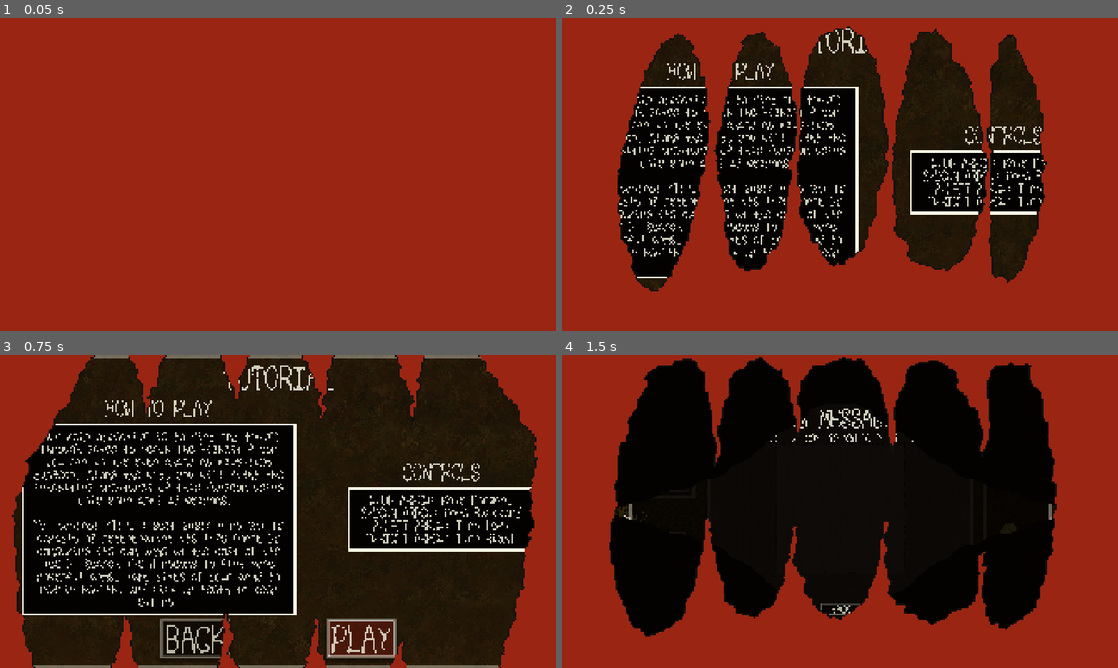
Above: before the commit, frames 1-4 (two rows, left to right).
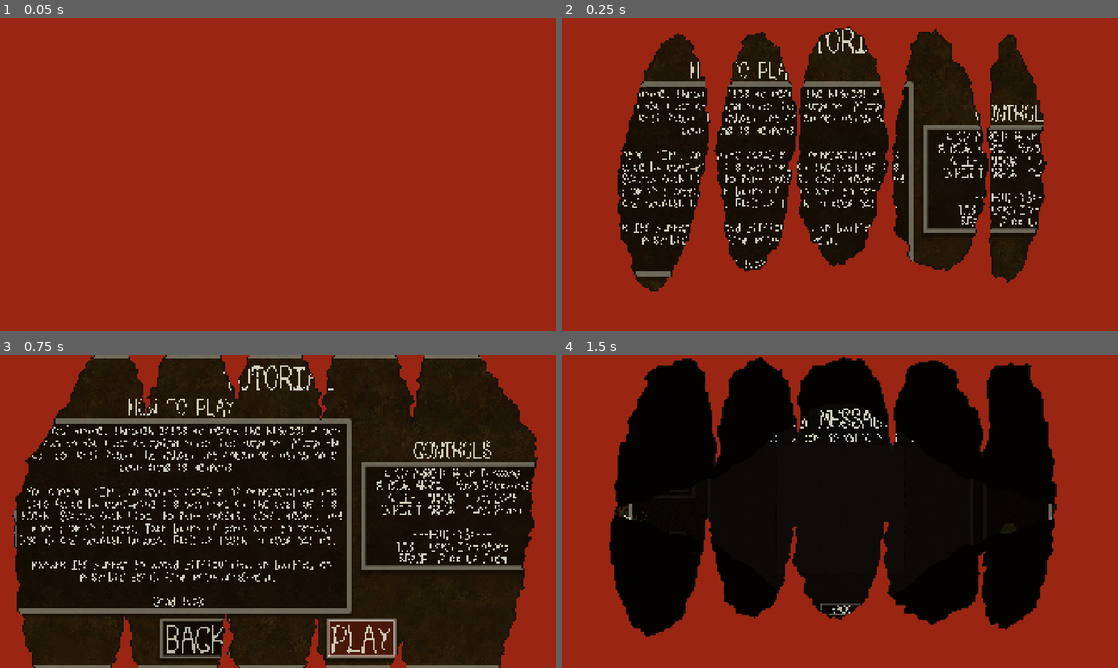
Above: after the commit, the same moments.

Repository: sym-z/arm-to-the-teeth
Game: Godot game, scene res://scenes/tutorial/tutorial.tscn
Same seed, same stepped clock (60 frames per second), same inputs: the game is played once before the commit and once after it. This scene is started directly instead of the project's main scene.
Inputs (mouse positions are in pixels of both pictures, inside the frame that each line leads up to):
- Up to frame 1 (0.05 s): no input
- Up to frame 2 (0.25 s): no input
- Up to frame 3 (0.75 s): click "PLAY" at 0.5 s
- Up to frame 4 (1.5 s): move the mouse to (840, 652) at 1.27 s; hold D (turn_right) from 1.28 s (still down); hold Space (pick_up) from 1.28 s (still down); click (840, 652) at 1.42 s

Frame 1 is identical in both runs. In frame 2, 8.5% of the frame differs, in the area x 10-87%, y 14-84%; in frame 3, 13%, in the area x 2-97%, y 14-84%; in frame 4, nothing differs.

Commit message:
tutorial scene tweaks, scaling minigames properly

Diff:
--- a/src/prefabs/ui/combat_viewport/combat_viewport.gd
+++ b/src/prefabs/ui/combat_viewport/combat_viewport.gd
@@ -236,6 +236,8 @@
 					Log.add_log_message("IT LOST AN ARM WHILE FLEEING...")
 					root_ui.refresh_temp_labels()
 				player.stat_change.emit()
+		if player_dead == false:
+			AudioBank.play_rand(p_speaker, AudioBank.BANK.P_HURT)
 	else:
 		Log.add_log_message("IT MANAGED TO FLEE AND TAKE NO DAMAGE")
 	# Enable inventory management
--- a/src/prefabs/ui/combat_viewport/combat_viewport.tscn
+++ b/src/prefabs/ui/combat_viewport/combat_viewport.tscn
@@ -1228,6 +1228,8 @@
 
 [node name="Wheel" type="AnimatedSprite2D" parent="Wheel Roller/Animation Container/Wheel Centerer/Wheel Control"]
 sprite_frames = SubResource("SpriteFrames_ln2qj")
+frame = 17
+frame_progress = 0.723588
 
 [node name="Clicker Container" type="MarginContainer" parent="Wheel Roller/Animation Container"]
 layout_mode = 2
@@ -1303,6 +1305,7 @@
 text = "STOP"
 
 [node name="Finger React" type="MarginContainer" parent="." node_paths=PackedStringArray("combat_viewport", "finger_ani …(217 unchanged characters)…
+visible = false
 z_index = 1
 layout_mode = 2
 mouse_filter = 2
--- a/src/prefabs/ui/combat_viewport/finger_react/finger_react.gd
+++ b/src/prefabs/ui/combat_viewport/finger_react/finger_react.gd
@@ -53,6 +53,9 @@
 var player_ready : bool = false
 var block_success : bool = false
 var punished : bool = false
+
+const MIN_REACTION_TIME : float = 0.4
+const DEFAULT_REACTION_TIME : float = 3.0
 # Called when the node enters the scene tree for the first time.
 func _ready():
 	pass
@@ -124,8 +127,12 @@
 	ready_button.text = "READY?\nPRESS ME."
 	Log.add_log_message("IT READIED ITSELF FOR THE UPCOMING ATTACK.")
 	# TODO: Adjust this for difficulty based on floor level and hunger
-	blockable_duration.wait_time = 1.8
-
+	if Globals.curr_floor != 0:
+		blockable_duration.wait_time = max(MIN_REACTION_TIME, DEFAULT_REACTION_TIME - log(Globals.curr_floor ** 3)/5 / combat_viewport.player.attack_debuff)
+	else:
+		blockable_duration.wait_time = max(MIN_REACTION_TIME, DEFAULT_REACTION_TIME / combat_viewport.player.attack_debuff)
+	print("log", log(Globals.curr_floor ** 3)/5)
+	print("BLOCK DURATION: ", blockable_duration.wait_time)
 	# Identify number of equipped limbs
 	limb_array.clear()
 	limb_array.append(combat_viewport.player.head)
@@ -135,6 +142,11 @@
 	# Set animation
 	finger_anims.set_finger_number(limb_array.size())
 	print("NUM LIMBS: ", limb_array.size)
+	if Globals.curr_floor != 0:
+		finger_anims.curr_anim.speed_scale = min(5, 1.0 + log(Globals.curr_floor**3) / combat_viewport.player.attack_debuff)
+	else:
+		finger_anims.curr_anim.speed_scale = min(5, 1.0 / combat_viewport.player.attack_debuff)
+
 	finger_anims.curr_anim.play()
 
 	if limb_array.size() > 3:
@@ -235,11 +247,11 @@
 		# TODO: UI text, animations, sound etc.
 		var damage_suffered : int = combat_viewport.opponent.damage
 		if cutting_left == true:
-			damage_arm(limb_array[0], damage_suffered)
+			damage_arm(limb_array[1], damage_suffered)
 		elif cutting_head == true:
-			damage_head(combat_viewport.player.head, damage_suffered)
+			damage_head(limb_array[0], damage_suffered)
 		elif cutting_right == true:
-			damage_arm(limb_array[1], damage_suffered)
+			damage_arm(limb_array[2], damage_suffered)
 		if combat_viewport.player_dead == false:
 			# Play hurt sound / animation
 			combat_viewport.create_timer(combat_viewport.pause_time, play_hit_fx)
--- a/src/prefabs/ui/combat_viewport/finger_react/finger_react_animations/finger_react_animations.tscn
+++ b/src/prefabs/ui/combat_viewport/finger_react/finger_react_animations/finger_react_animations.tscn
@@ -193,7 +193,8 @@
 
 [node name="Three Finger React" type="AnimatedSprite2D" parent="."]
 sprite_frames = SubResource("SpriteFrames_ov3ta")
-animation = &"cut_1"
+frame = 1
+frame_progress = 0.178453
 
 [node name="Two Finger React" type="AnimatedSprite2D" parent="."]
 visible = false
--- a/src/prefabs/ui/combat_viewport/wheel_roller/wheel_roller.gd
+++ b/src/prefabs/ui/combat_viewport/wheel_roller/wheel_roller.gd
@@ -127,7 +127,9 @@
 		if Globals.verbose_console == true:
 			print("WITHOUT DEBUFF: ", wheel.speed_scale + log(Globals.curr_floor**3))
 			print("WITH DEBUFF: ", wheel.speed_scale + log(Globals.curr_floor**3) / combat_viewport.player.attack_debuff)
-		wheel.speed_scale = 1.0 + log(Globals.curr_floor**3) / combat_viewport.player.attack_debuff
+		wheel.speed_scale = min(10,1.0 + log(Globals.curr_floor**3) / combat_viewport.player.attack_debuff)
+	else:
+		wheel.speed_scale = min(10, 1.0 / combat_viewport.player.attack_debuff)
 	wheel.play()
 
 func stop_wheel():
--- a/src/scenes/tutorial/tutorial.tscn
+++ b/src/scenes/tutorial/tutorial.tscn
@@ -9,17 +9,39 @@
 [ext_resource type="Theme" uid="uid://bt3xlpniattbt" path="res://themes/tutorial/desc_tut.tres" id="6_g7eoy"]
 [ext_resource type="PackedScene" uid="uid://boqktneibgc51" path="res://prefabs/chomp_transition/chomp_transition.tscn" id="7_g7eoy"]
 
-[sub_resource type="StyleBoxFlat" id="StyleBoxFlat_pq3l0"]
-bg_color = Color(0.0156863, 0.00784314, 0, 1)
-border_width_left = 8
-border_width_top = 8
-border_width_right = 8
-border_width_bottom = 8
-border_color = Color(0.984314, 0.980392, 0.898039, 1)
-expand_margin_left = 16.0
-expand_margin_top = 16.0
-expand_margin_right = 16.0
-expand_margin_bottom = 16.0
+[sub_resource type="StyleBoxFlat" id="StyleBoxFlat_ha56g"]
+bg_color = Color(0.02, 0.01, 0, 0.0784314)
+border_width_left = 16
+border_width_top = 16
+border_width_right = 16
+border_width_bottom = 16
+border_color = Color(0.98, 0.97559, 0.8918, 0.376471)
+corner_radius_top_left = 2
+corner_radius_top_right = 2
+corner_radius_bottom_right = 2
+corner_radius_bottom_left = 2
+expand_margin_top = 5.0
+expand_margin_bottom = 5.0
+shadow_color = Color(0.02, 0.01, 0, 0.376471)
+shadow_size = 12
+shadow_offset = Vector2(0, 8)
+
+[sub_resource type="StyleBoxFlat" id="StyleBoxFlat_4nriy"]
+bg_color = Color(0.02, 0.01, 0, 0.0784314)
+border_width_left = 16
+border_width_top = 16
+border_width_right = 16
+border_width_bottom = 16
+border_color = Color(0.98, 0.97559, 0.8918, 0.376471)
+corner_radius_top_left = 2
+corner_radius_top_right = 2
+corner_radius_bottom_right = 2
+corner_radius_bottom_left = 2
+expand_margin_top = 5.0
+expand_margin_bottom = 5.0
+shadow_color = Color(0.02, 0.01, 0, 0.376471)
+shadow_size = 12
+shadow_offset = Vector2(0, 8)
 
 [node name="Tutorial" type="CanvasLayer" node_paths=PackedStringArray("play_button", "back_button", "chomp_transition")]
 script = ExtResource("1_g40di")
@@ -101,13 +123,13 @@
 [node name="HBoxContainer" type="HBoxContainer" parent="Text"]
 layout_mode = 2
 mouse_filter = 2
-theme_override_constants/separation = 210
+theme_override_constants/separation = 35
 alignment = 1
 
 [node name="Description" type="VBoxContainer" parent="Text/HBoxContainer"]
 layout_mode = 2
 mouse_filter = 2
-theme_override_constants/separation = 35
+theme_override_constants/separation = 13
 alignment = 1
 
 [node name="Header" type="Label" parent="Text/HBoxContainer/Description"]
@@ -119,22 +141,26 @@
 
 [node name="PanelContainer" type="PanelContainer" parent="Text/HBoxContainer/Description"]
 layout_mode = 2
-theme_override_styles/panel = SubResource("StyleBoxFlat_pq3l0")
+theme_override_styles/panel = SubResource("StyleBoxFlat_ha56g")
 
 [node name="Text" type="Label" parent="Text/HBoxContainer/Description/PanelContainer"]
-custom_minimum_size = Vector2(900, 0)
+custom_minimum_size = Vector2(1138.22, 0)
 layout_mode = 2
 theme = ExtResource("6_g7eoy")
-text = "Your main objective is to find and travel through gates to reach the highest floor you can in the ever changing maze-like dungeon. Along the way, you will fight the inhabiting creatures of this dungeon using only your arms as weapons.
+text = "Find and travel through gates to reach the highest floor you can in the ever changing maze-like dungeon. Along the way, you will fight the inhabiting creatures using only your arms as weapons.
 
-You control \"It\", a self sustaining entity capable of regenerating its life force by consuming its own arms at the cost of its teeth. Search the dungeons to find more powerful arms, take bites of your arms to regain health, and pick up teeth to keep eating."
+You control \"It\", an entity capable of regenerating its life force by consuming its own arms at the cost of its teeth. Search each floor to find chests, keys, teeth, and more powerful arms. Take bites of your arms to regain health and nourish hunger. Pick up teeth to keep eating.
+
+Manage Its hunger to avoid difficulties in battle, or possibly death from malnourishment.
+
+Good luck."
 horizontal_alignment = 1
 autowrap_mode = 2
 
 [node name="Controls" type="VBoxContainer" parent="Text/HBoxContainer"]
 layout_mode = 2
 mouse_filter = 2
-theme_override_constants/separation = 35
+theme_override_constants/separation = 13
 alignment = 1
 
 [node name="Header" type="Label" parent="Text/HBoxContainer/Controls"]
@@ -146,7 +172,7 @@
 
 [node name="PanelContainer" type="PanelContainer" parent="Text/HBoxContainer/Controls"]
 layout_mode = 2
-theme_override_styles/panel = SubResource("StyleBoxFlat_pq3l0")
+theme_override_styles/panel = SubResource("StyleBoxFlat_4nriy")
 
 [node name="Text" type="Label" parent="Text/HBoxContainer/Controls/PanelContainer"]
 custom_minimum_size = Vector2(600, 0)
@@ -155,7 +181,11 @@
 text = "W/UP ARROW: Move Forward
 S/DOWN ARROW: Move Backward
 A/LEFT ARROW: Turn Left
-D/RIGHT ARROW: Turn Right"
+D/RIGHT ARROW: Turn Right
+
+---HOTKEYS:---
+TAB : Open Inventory
+SPACE: Pick Up Item"
 horizontal_alignment = 1
 autowrap_mode = 2
 
--- a/src/themes/tutorial/desc_tut.tres
+++ b/src/themes/tutorial/desc_tut.tres
@@ -3,5 +3,5 @@
 [ext_resource type="FontFile" uid="uid://btusrtqjgu407" path="res://assets/visual/ui/ui_font_1.png" id="1_2mmfi"]
 
 [resource]
-Label/font_sizes/font_size = 41
+Label/font_sizes/font_size = 39
 Label/fonts/font = ExtResource("1_2mmfi")
Not shown: 1 places in src/scenes/tutorial/tutorial.tscn that only renumber resources
Not shown, changed: docs/TODO.md
